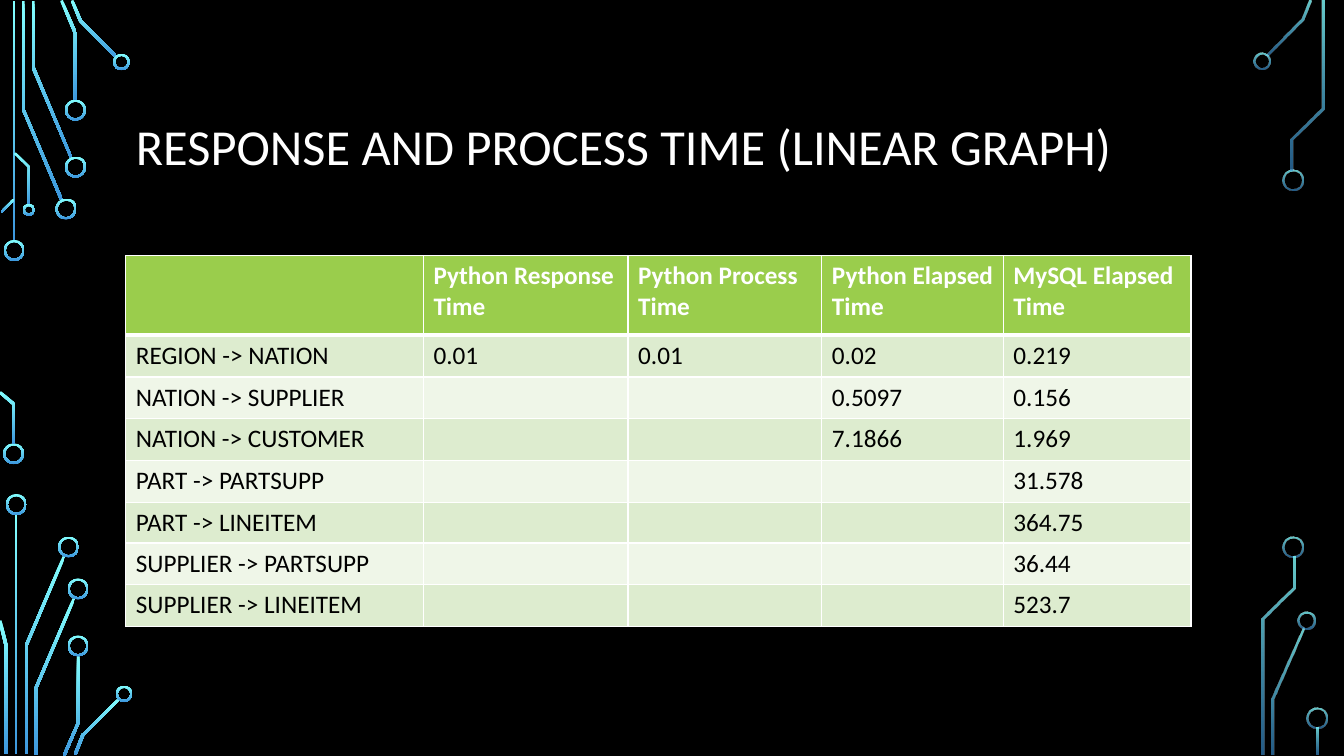
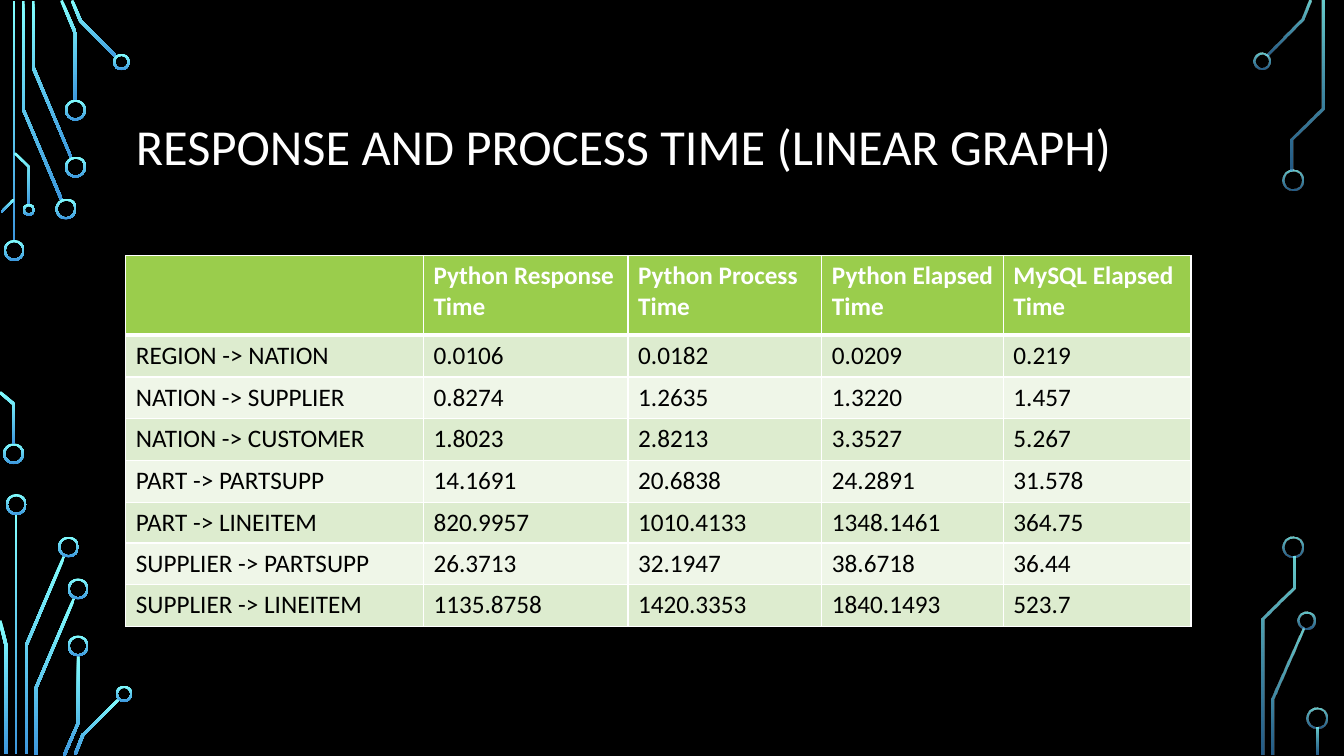
Before and after one commit to avinashsp93/multiwayjoin, a slide deck: slide 14 of MultiWayJoin.pptx. Drawn at 1344x756 pixels with LibreOffice and Linux fonts; fonts in the diff are those of the drawing; background and template pictures are left out. Boxes give left, top, right and bottom in pixels: in the first picture for what was removed or moved away, otherwise in the second. Text is boxed around its words. In the diff, an @@ line names an element or a change of style, - is before the commit and + after.

```diff
--- a/MultiWayJoin.pptx
+++ b/MultiWayJoin.pptx
@@ table at [126,256,1191,626] @@
-row 2: REGION -> NATION | 0.01 | 0.01 | 0.02 | 0.219
+row 2: REGION -> NATION | 0.0106 | 0.0182 | 0.0209 | 0.219
-row 3: NATION -> SUPPLIER |  |  | 0.5097 | 0.156
+row 3: NATION -> SUPPLIER | 0.8274 | 1.2635 | 1.3220 | 1.457
-row 4: NATION -> CUSTOMER |  |  | 7.1866 | 1.969
+row 4: NATION -> CUSTOMER | 1.8023 | 2.8213 | 3.3527 | 5.267
-row 5: PART -> PARTSUPP |  |  |  | 31.578
+row 5: PART -> PARTSUPP | 14.1691 | 20.6838 | 24.2891 | 31.578
-row 6: PART -> LINEITEM |  |  |  | 364.75
+row 6: PART -> LINEITEM | 820.9957 | 1010.4133 | 1348.1461 | 364.75
-row 7: SUPPLIER -> PARTSUPP |  |  |  | 36.44
+row 7: SUPPLIER -> PARTSUPP | 26.3713 | 32.1947 | 38.6718 | 36.44
-row 8: SUPPLIER -> LINEITEM |  |  |  | 523.7
+row 8: SUPPLIER -> LINEITEM | 1135.8758 | 1420.3353 | 1840.1493 | 523.7
```
Also in this commit, not shown: 2 other slides changed, 2 other files.
